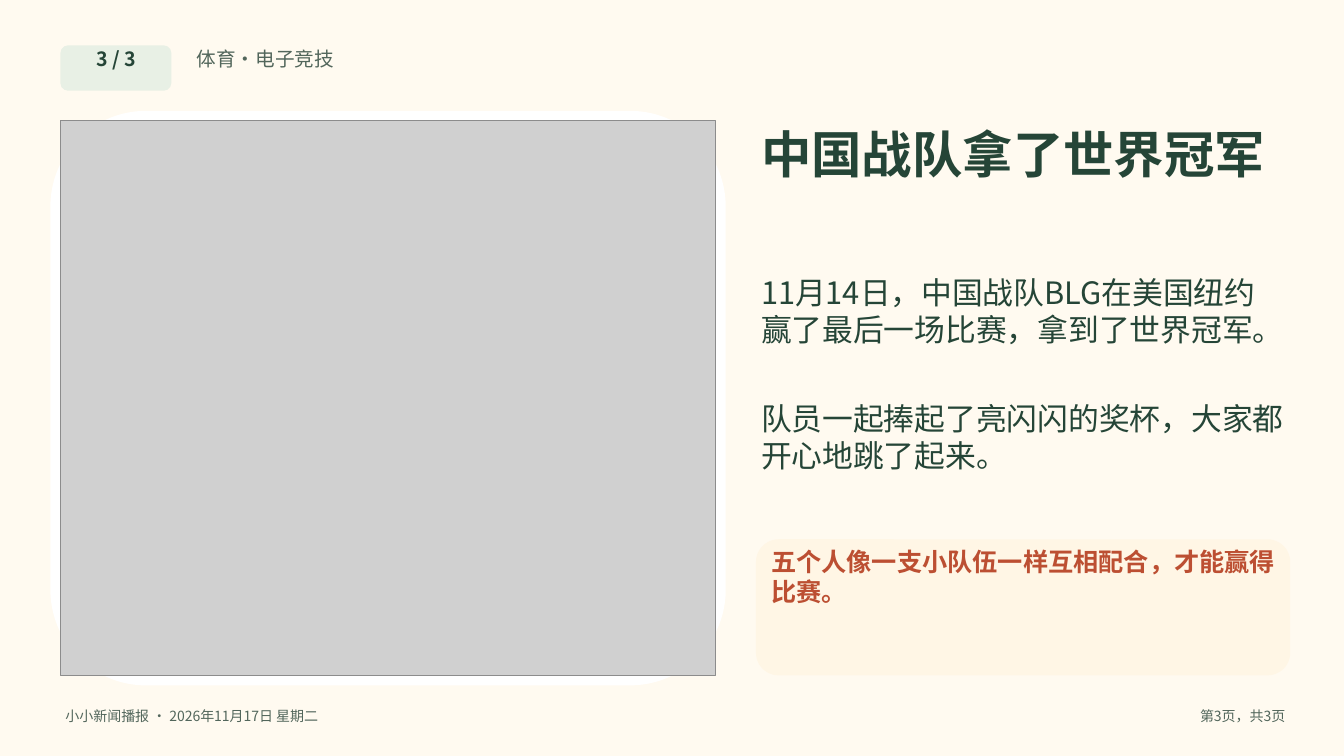
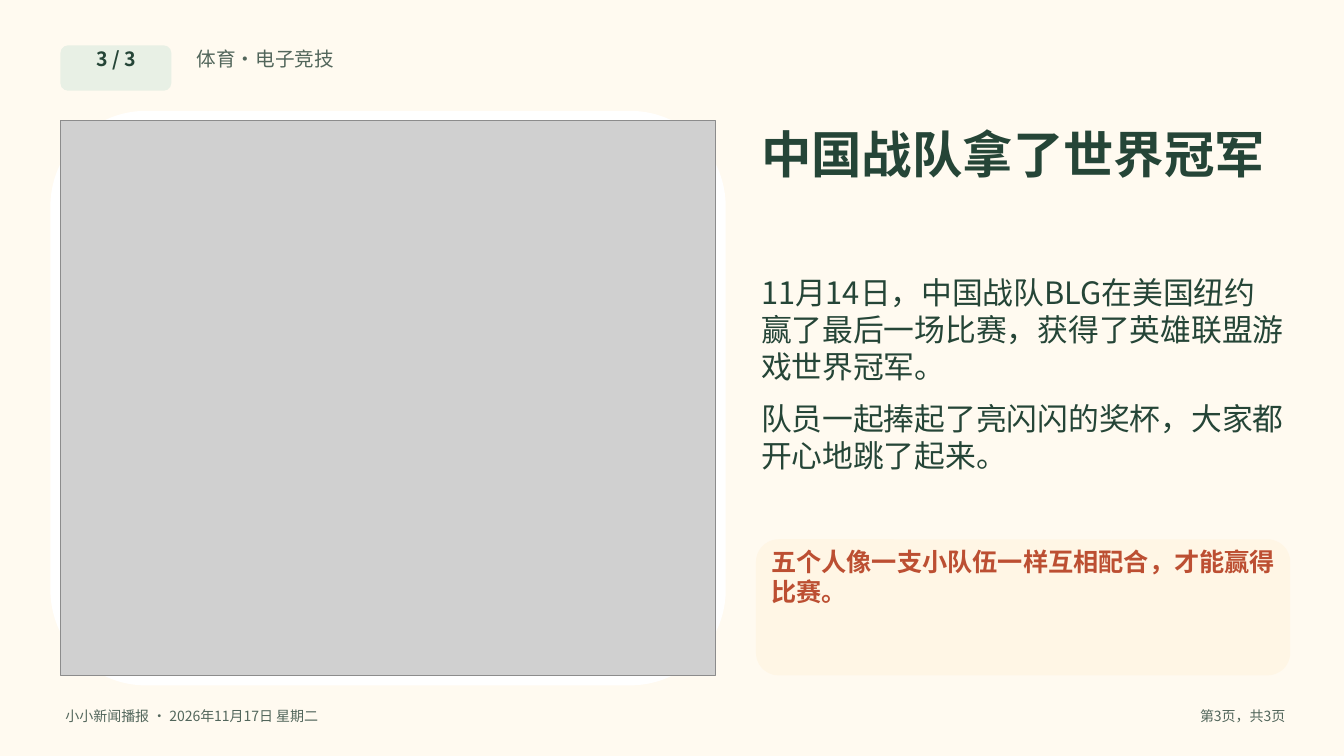
Before and after one commit to solomonhe-hgx/daily-news, a slide deck: slide 3 of daily-news/2026-11-17/今日新闻-2026-11-17.pptx. Drawn at 1344x756 pixels with LibreOffice and Linux fonts; fonts in the diff are those of the drawing; grey boxes stand for pictures. Boxes give left, top, right and bottom in pixels: in the first picture for what was removed or moved away, otherwise in the second. Text is boxed around its words. In the diff, an @@ line names an element or a change of style, - is before the commit and + after.

Commit message:
Update news 3: specify League of Legends world championship
Changed body text from "拿到了世界冠军" to
"获得了英雄联盟游戏世界冠军" to be more specific
about which world championship BLG won.

Updated files:
- news-3.html (web page)
- sources.json (metadata)
- 今日新闻-2026-11-17.pptx (regenerated)

```diff
--- a/daily-news/2026-11-17/今日新闻-2026-11-17.pptx
+++ b/daily-news/2026-11-17/今日新闻-2026-11-17.pptx
@@ text at box(761, 278, 1284, 381): text changed @@
-11月14日，中国战队BLG在美国纽约赢了最后一场比赛，拿到了世界冠军。
+11月14日，中国战队BLG在美国纽约赢了最后一场比赛，获得了英雄联盟游戏世界冠军。
```
Also in this commit, not shown: 19 other files.
